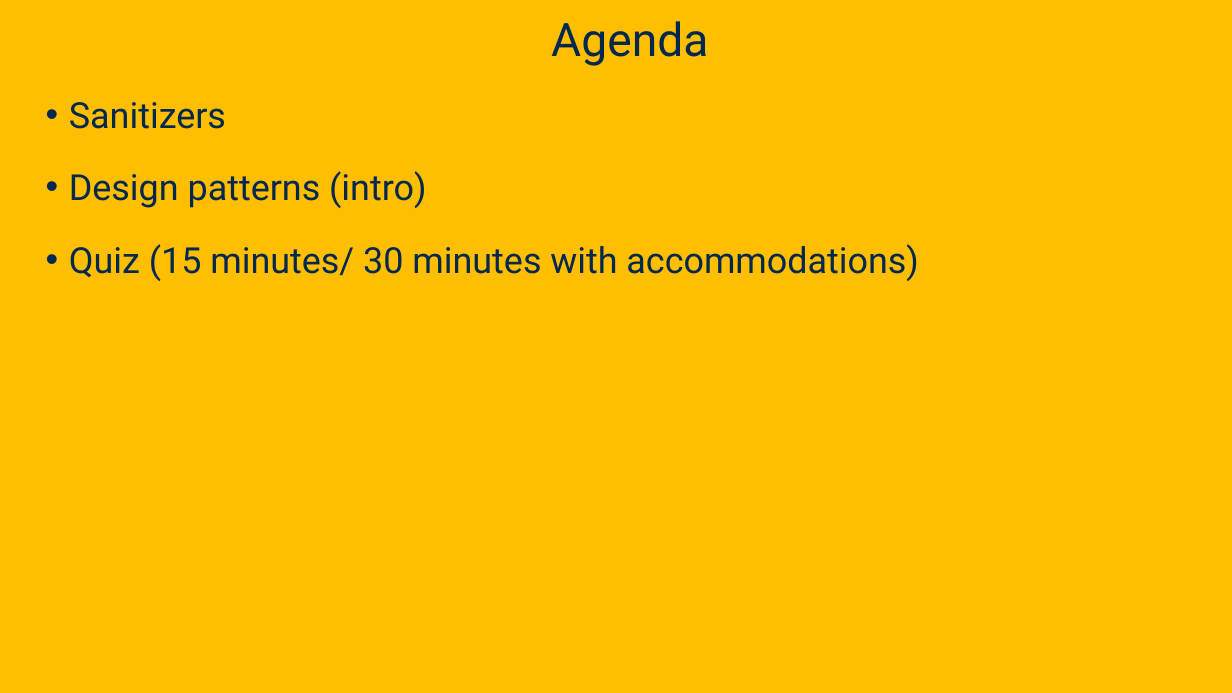
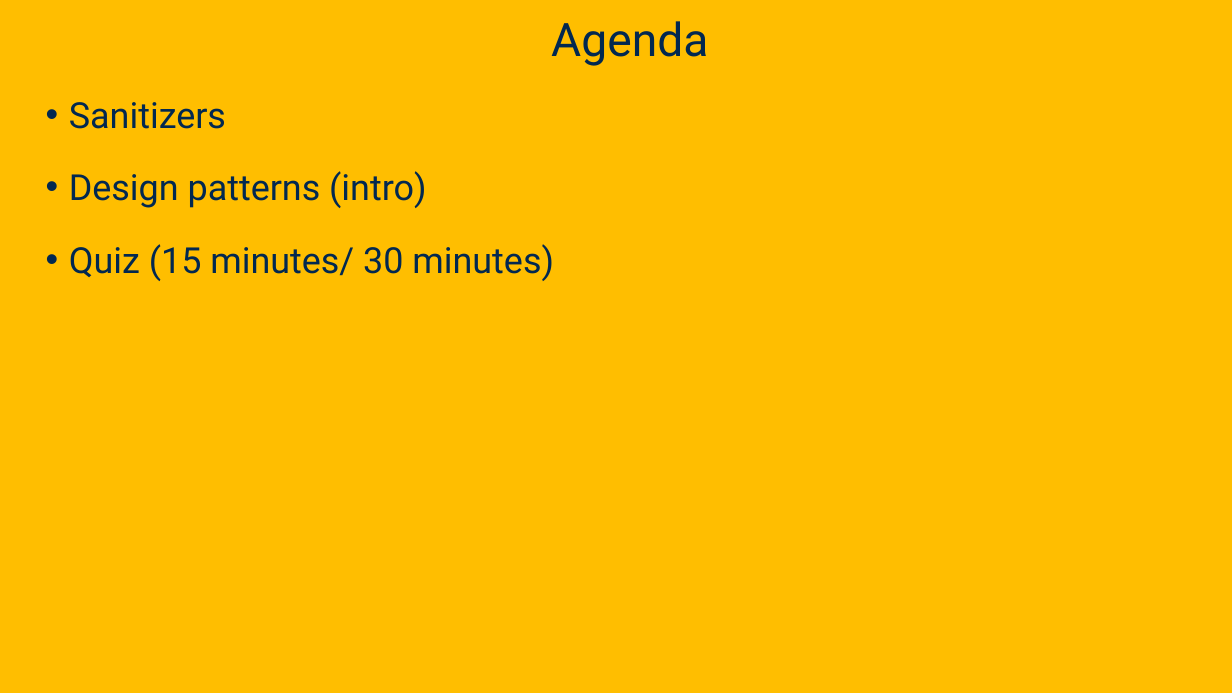
Before and after one commit to davsec-teaching/ecs160-f25, a slide deck: slide 38 of slides/10_fuzzing.pptx. Drawn at 1232x693 pixels with LibreOffice and Linux fonts; fonts in the diff are those of the drawing; background and template pictures are left out. Boxes give left, top, right and bottom in pixels: in the first picture for what was removed or moved away, otherwise in the second. Text is boxed around its words. In the diff, an @@ line names an element or a change of style, - is before the commit and + after.

```diff
--- a/slides/10_fuzzing.pptx
+++ b/slides/10_fuzzing.pptx
@@ text at (x1=69, y1=244, x2=554, y2=281): text changed @@
-• Quiz (15 minutes/ 30 minutes with accommodations)
+• Quiz (15 minutes/ 30 minutes)
```
Also in this commit, not shown: 4 other slides changed, 1 other file.
